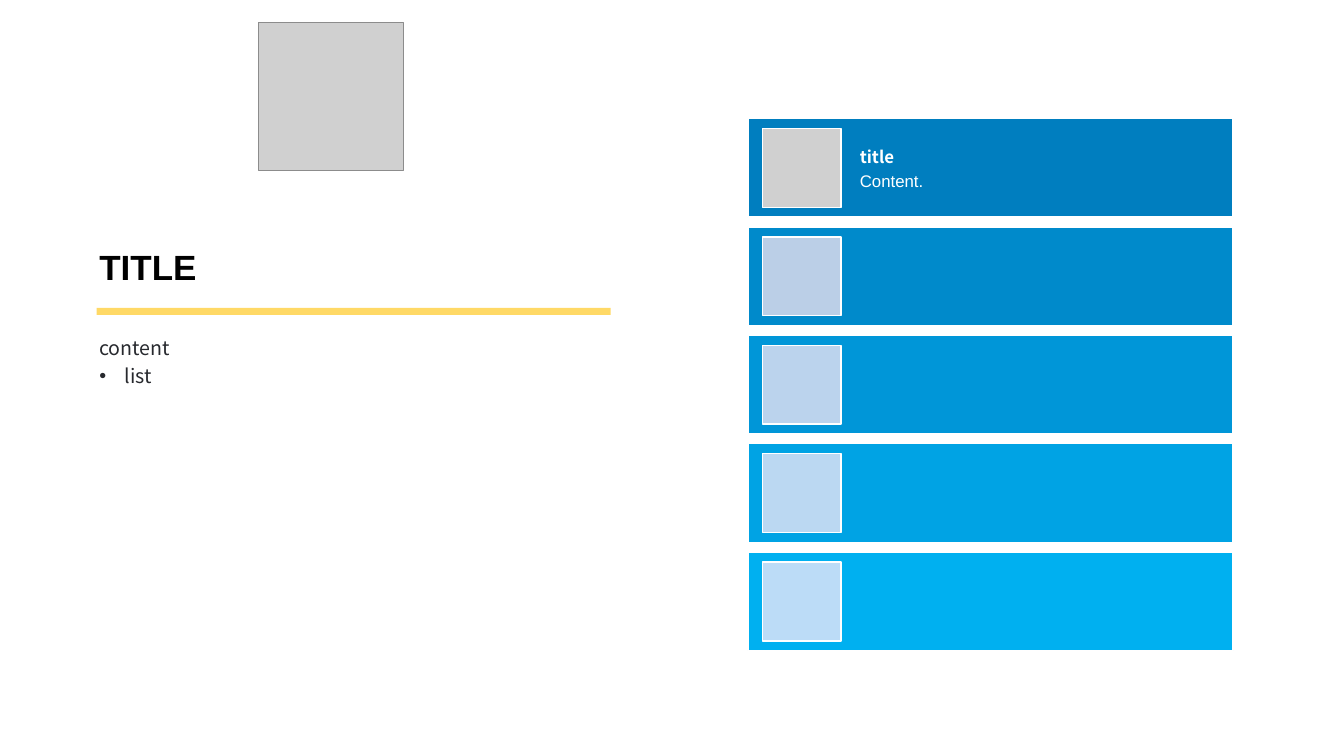
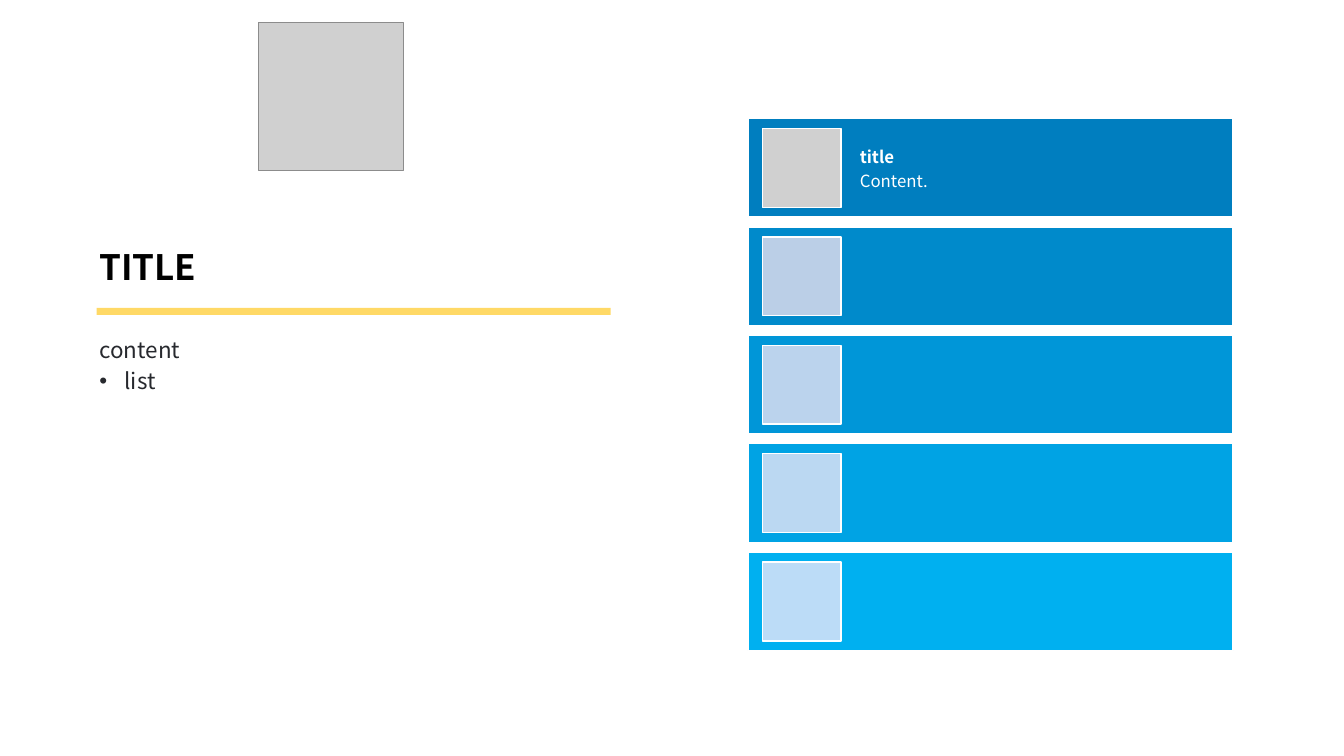
Before and after one commit to doomlover/KSGameEngineTutorials, a slide deck: slide 8 of PPTs/模板.pptx. Drawn at 1344x756 pixels with LibreOffice and Linux fonts; fonts in the diff are those of the drawing; grey boxes stand for pictures. Boxes give left, top, right and bottom in pixels: in the first picture for what was removed or moved away, otherwise in the second. Text is boxed around its words. In the diff, an @@ line names an element or a change of style, - is before the commit and + after.

```diff
--- a/PPTs/模板.pptx
+++ b/PPTs/模板.pptx
@@ text at <box>860,174,928,188</box>: font Arial to Noto Sans CJK SC in "Content." @@
@@ text "TITLE" at <box>99,254,196,280</box>: font Arial to Noto Sans CJK SC @@
@@ text "content" at <box>99,342,180,390</box>: size 28 to 32 pt @@
```
Also in this commit, not shown: 9 other slides changed.
